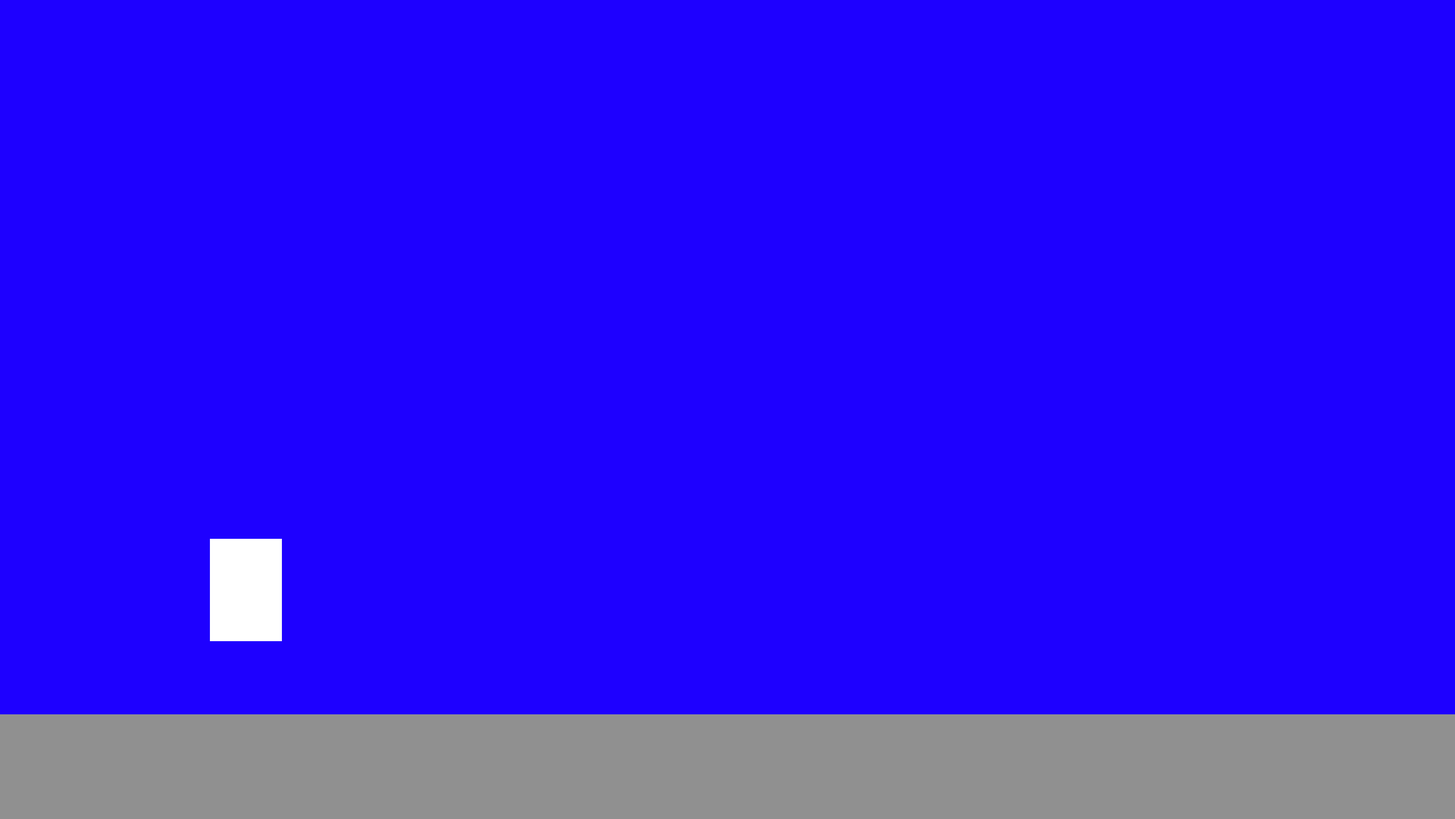
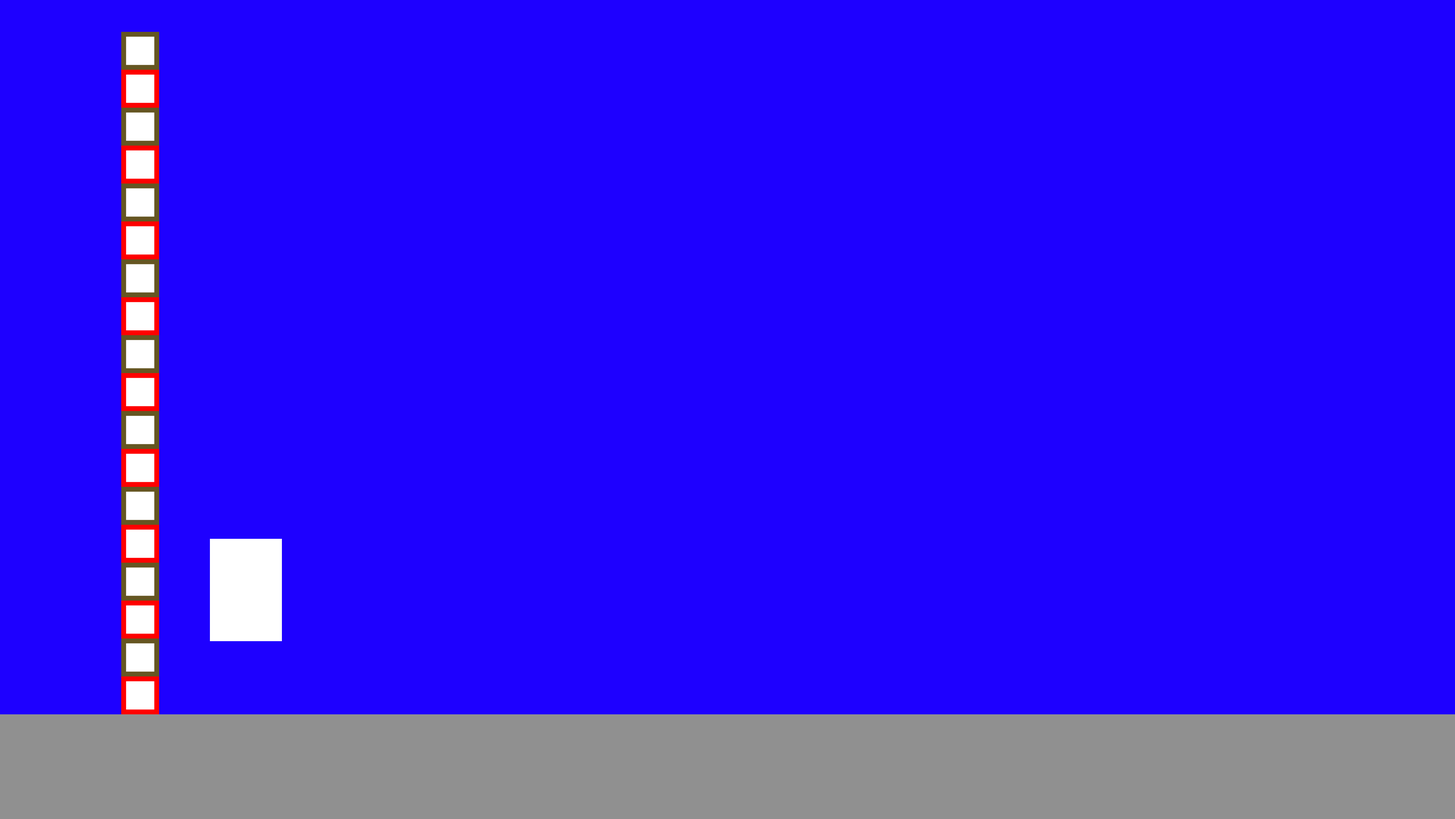
Layer changes from the first 1455x819 image to the second:
added layer "measuringStick" above "protoGround" over [121, 31, 160, 715]
